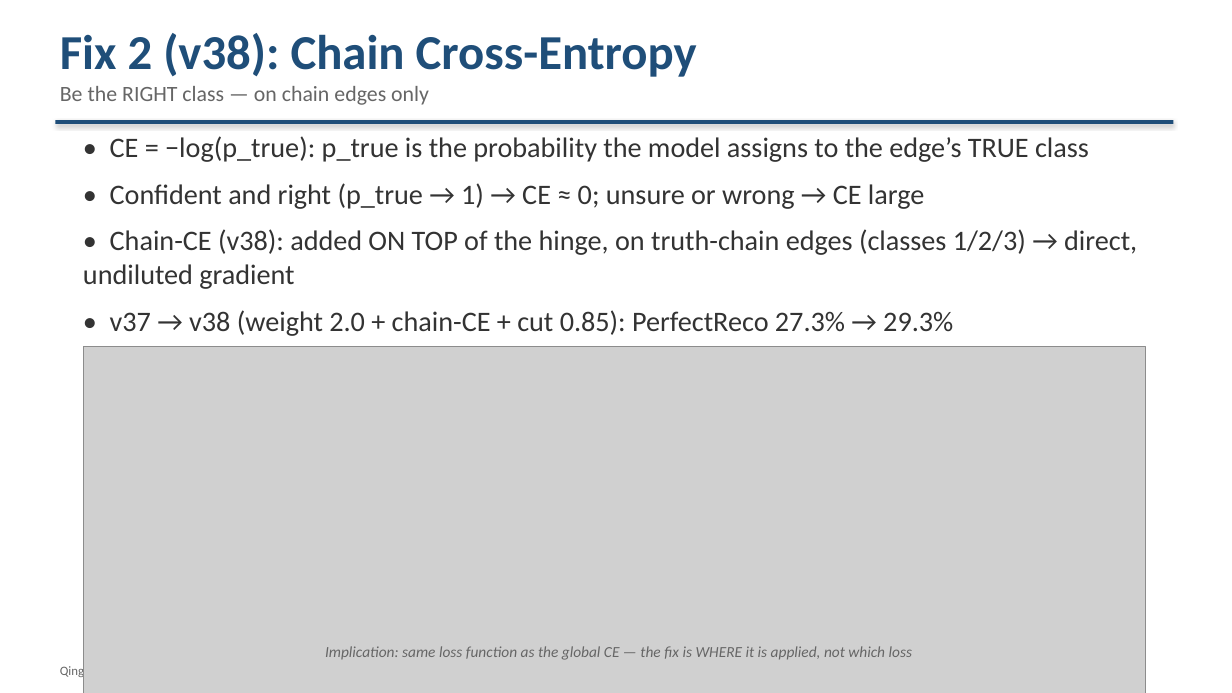
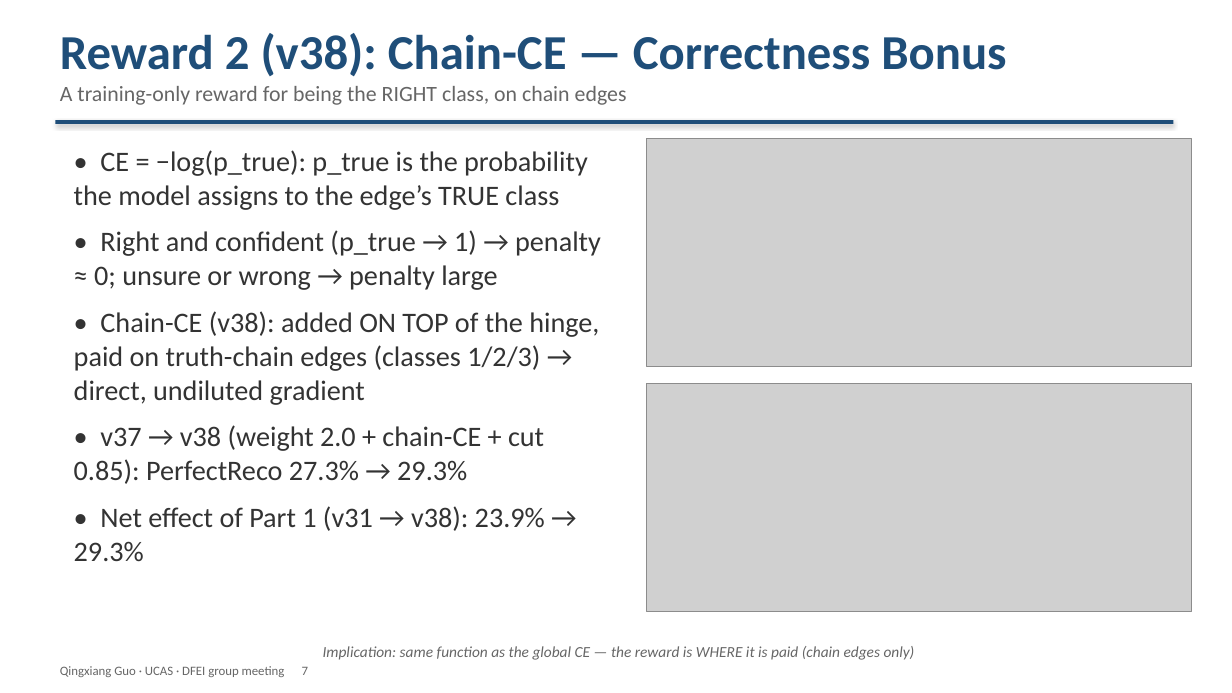
Before and after one commit to Aniedrew/dfei_ift, a slide deck: slide 7 of meeting_figs/DFEI_progress_20260902_EN.pptx. Drawn at 1232x693 pixels with LibreOffice and Linux fonts; fonts in the diff are those of the drawing; grey boxes stand for pictures. Boxes give left, top, right and bottom in pixels: in the first picture for what was removed or moved away, otherwise in the second. Text is boxed around its words. In the diff, an @@ line names an element or a change of style, - is before the commit and + after.

Commit message:
docs: reward theme for hinge/CE; text-left/plot-right layout with stacked plots
- S6/S7 reframed as "Reward 1: Confidence Bonus" (hinge) and "Reward 2:
  Correctness Bonus" (chain-CE); reward wording in figures and bullets
- All content slides now text-left / plot-right; two-plot slides stack
  top-right and bottom-right (hinge, CE, imbalance, before/after)
- Split every 2-panel figure into separate PNGs; removed the superseded
  combined figures

```diff
--- a/meeting_figs/DFEI_progress_20260902_EN.pptx
+++ b/meeting_figs/DFEI_progress_20260902_EN.pptx
@@ text at bbox=[60, 33, 1006, 105]: text changed @@
-Fix 2 (v38): Chain Cross-Entropy
-Be the RIGHT class — on chain edges only
+Reward 2 (v38): Chain-CE — Correctness Bonus
+A training-only reward for being the RIGHT class, on chain edges
@@ text "• CE = −log(p_true): p_true ...": place and size @@
-text "• CE = −log(p_true): p_true ..." at bbox=[83, 136, 1137, 336]
+text "• CE = −log(p_true): p_true ..." at bbox=[74, 150, 601, 562]
@@ picture added at bbox=[647, 139, 1192, 367] @@
@@ text at bbox=[74, 230, 601, 405]: text changed @@
-• Confident and right (p_true → 1) → CE ≈ 0; unsure or wrong → CE large
-• Chain-CE (v38): added ON TOP of the hinge, on truth-chain edges (classes 1/2/3) → direct, undiluted gradient
+• Right and confident (p_true → 1) → penalty ≈ 0; unsure or wrong → penalty large
+• Chain-CE (v38): added ON TOP of the hinge, paid on truth-chain edges (classes 1/2/3) → direct, undiluted gradient
@@ picture removed at bbox=[83, 347, 1146, 693] @@
@@ picture added at bbox=[647, 384, 1192, 611] @@
@@ text at bbox=[323, 646, 915, 660]: text changed @@
-Implication: same loss function as the global CE — the fix is WHERE it is applied, not which loss
+Implication: same function as the global CE — the reward is WHERE it is paid (chain edges only)
```
Also in this commit, not shown: 5 other slides changed, 16 other files.
